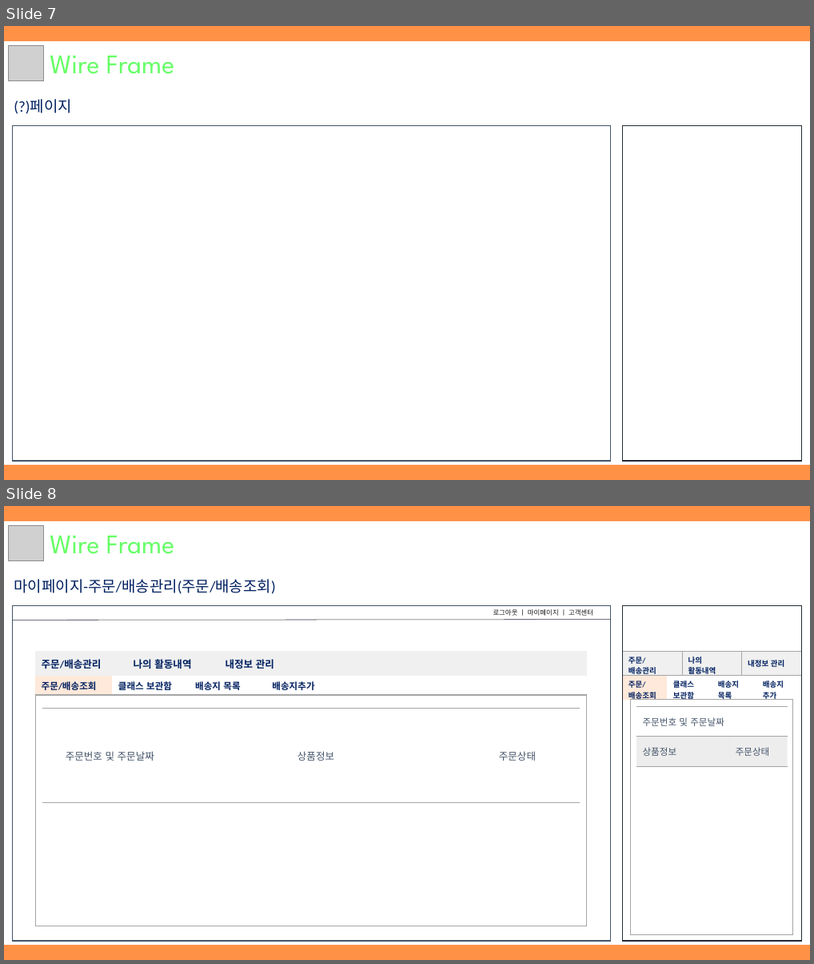
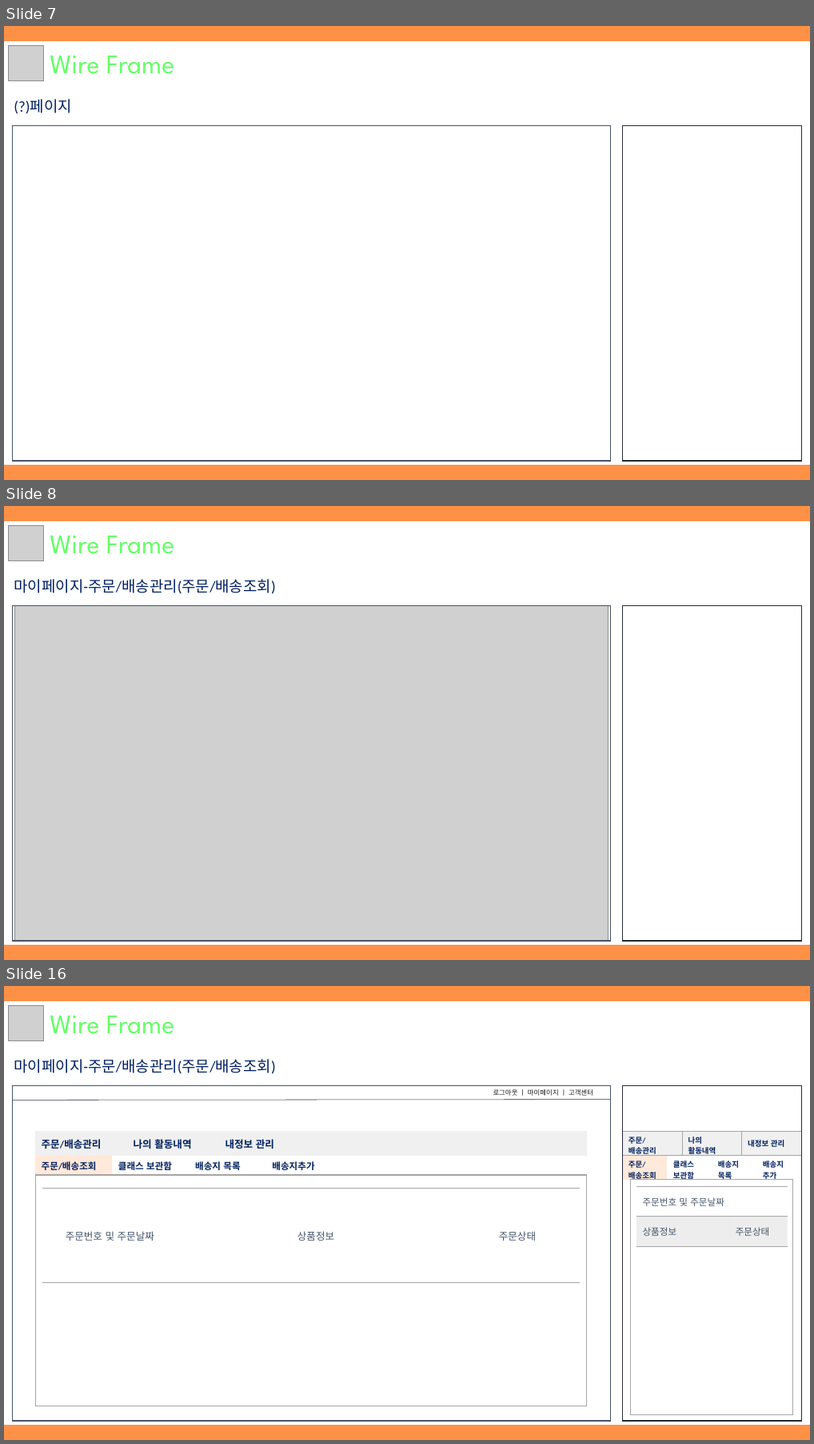
Before and after one commit to hhsw07/ezen-academy-projects, a slide deck: WebContent/cmk/document/3조 원데이클래스.pptx. Shown one above the other, each under a label of ours: slides 7 and 8 before the commit, slides 7, 8 and 16 after it; the slides between them are not shown. The pictures are 814x964 and 814x1444 pixels, drawn with LibreOffice and Linux fonts; fonts in the diff are those of the drawing; grey boxes stand for pictures. Boxes give left, top, right and bottom in pixels: in the first picture for what was removed or moved away, otherwise in the second. Text is boxed around its words. In the diff, an @@ line names an element or a change of style, - is before the commit and + after.

```diff
--- a/WebContent/cmk/document/3조 원데이클래스.pptx
+++ b/WebContent/cmk/document/3조 원데이클래스.pptx
@@ slide 8 added at [4, 506, 810, 960], background #FF9147 @@
@@ rectangle added at [4, 522, 810, 944], fill #FFFFFF, outline #FFFFFF 1 pt @@
@@ picture added at [8, 525, 44, 561] @@
@@ text added at [50, 536, 174, 554], 32 pt, text #66FF66 @@
+Wire Frame
@@ text added at [14, 579, 275, 594], 18 pt, text #002060 @@
+마이페이지-주문/배송관리(주문/배송조회)
@@ rectangle added at [13, 606, 610, 940], outline #44546A 1 pt @@
@@ picture added at [15, 606, 608, 940] @@
@@ rectangle added at [623, 606, 802, 940], fill #FFFFFF, outline #222A35 1 pt @@
@@ what was slide 8 is now slide 16 @@
```
Also in this commit, not shown: 7 other slides added, 6 other files.
